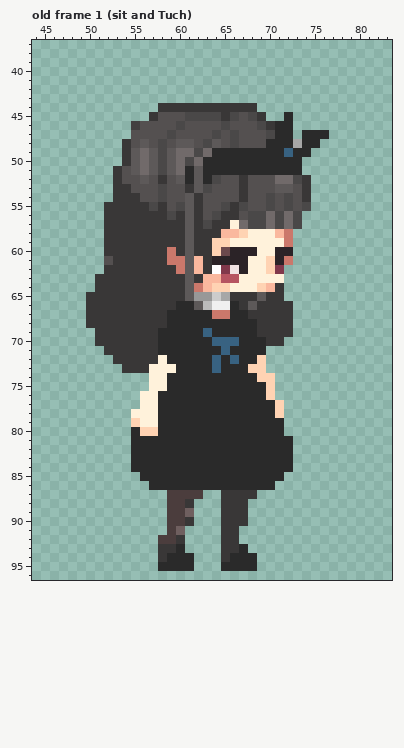
Pixel-art file, stored at draem/주인공/횡스크롤/Event/GetFlower.aseprite. Above is the file before it was changed.
128x128 pixels, 15 frames. Colours within 5 levels of each other are drawn and written as one. Shown: old frame 1 (sit and Tuch): x 44..83, y 37..96. The commit also changed other frames, which this record leaves out.
And afterwards:
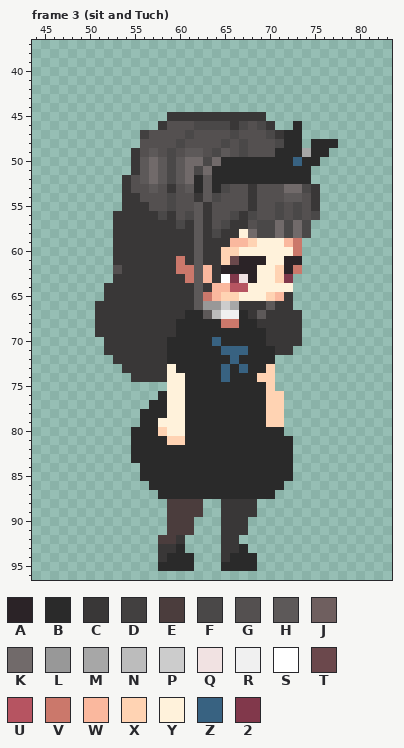
Palette (. is transparent): A #2b2327  B #2a2a2a  C #393737  D #424040  E #4b3d3d  F #4a4848  G #545050  H #5d5959  J #6f5f5f  K #716a6a  L #989898  M #a7a7a7  N #bcbcbc  P #cccccc  Q #f1e2e2  R #f0f0f0  S #ffffff  T #6b484c  U #b65461  V #cb786b  W #fab89e  X #ffd3b3  Y #fff2db  Z #386281  2 #81384b
A new or re-ordered frame is compared with the old frame closest to it.
What changed:
frames re-ordered
Frame 3 (sit and Tuch) against old frame 1 (sit and Tuch), layer "레이어 7":
y 44: x 58..68 CCCCCCCCCCC -> ...........
y 45: x 57..64 CGGGFFFF -> ..CCCCCC; x 66..68 FGF -> CCC; x 72 B -> .
y 46: x 55..58 DGGG -> ...C; x 60 F -> G; x 62..64 GGG -> FFF; x 66..67 GG -> CF; x 71..73 BB. -> ..B
y 47: x 55..56 GG -> .D; x 59 F -> G; x 61 G -> F; x 64 F -> G; x 71 B -> C; x 73..76 .BBB -> B...
y 48: x 54..56 CGH -> ..G; x 58 F -> G; x 60..61 HH -> FG; x 63..67 FHGFG -> GGFGF; x 70..71 BB -> GF; x 73..74 MB -> B.; x 76..77 .. -> BB
y 49: x 54..56 CHK -> .CG; x 58..70 FHKKFKBBBBBBB -> GFGHHGFHGFGGG; x 72 Z -> B; x 74..76 B.. -> MBB
y 50: x 54..61 CHKHFHKF -> .CHKHFHK; x 63..64 BB -> FK; x 73..75 B.. -> ZBB
y 51: x 53..63 CGHKHFHKBHB -> ..CHKHFHKFK; x 74 . -> B
y 52: x 53..54 CG -> .C; x 57..59 GCG -> KHF; x 61..74 BHBFGGCGGGKKFC -> KBHBBBBBBBBBBB
y 53: x 53 C -> .; x 57..59 GFG -> HGC; x 61..65 CHFGG -> HBHBF; x 67..68 CG -> GC; x 71..75 HHGC. -> GKKFC
y 54: x 53 C -> .; x 58..59 FG -> GF; x 61 H -> G; x 63..64 GG -> HF; x 67..68 CG -> GC; x 70 F -> G; x 72..75 FGC. -> HHGC
y 55: x 52..53 CC -> ..; x 57..63 FCGFHCG -> GGFGGHC; x 65..68 FCFG -> GGGC; x 70..75 FGFGF. -> GFGFGC
y 56: x 52 C -> .; x 58..67 CFCHCGFCCG -> FCGFHCGGFC; x 69..70 FK -> GG; x 72 K -> G; x 74..75 .. -> GF
y 57: x 52 C -> .; x 60..68 CHCFCCYKF -> FCHCGFCCG; x 70..74 KFKF. -> FKFKF
y 58: x 52 C -> .; x 61..62 HC -> CH; x 64..74 CWWXYYYWV.. -> FCCYKFFKFKF
y 59: x 52 C -> .; x 61..62 HC -> CH; x 64..68 XXYYY -> CCWWX; x 72..73 V. -> WV
y 60: x 52 C -> .; x 59 V -> C; x 61..62 HC -> CH; x 64..68 XTAAA -> CXXYY; x 71..73 AA. -> YYV
y 61: x 52 G -> .; x 59 V -> C; x 61..62 HW -> CH; x 64..66 AAA -> CXT; x 68..73 YYXAV. -> AAYYAA
y 62: x 52..53 CC -> .G; x 61..66 HWCS2Q -> VHWCAA; x 68 Y -> A; x 70..73 X2.. -> YXAV
y 63: x 51..52 CC -> ..; x 61..62 HC -> VH; x 64..68 WUUYY -> CS2QA; x 71..72 Y. -> X2
y 64: x 51 C -> .; x 61..67 HVWXXYY -> CHCWWUU; x 69..72 XWC. -> YYYY
y 65: x 50..51 CC -> ..; x 61..72 HLLPMCCCHCC. -> CHVWXXYYYXWC
y 66: x 50 C -> .; x 60..61 BB -> CC; x 63..66 NRRB -> LLPM; x 68 H -> C; x 70 C -> H
y 67: x 50 C -> .; x 59..60 BB -> CC; x 63..66 BVVB -> HNRR; x 69 C -> H; x 73 . -> C
y 68: x 50 C -> .; x 59 B -> C; x 65..66 BB -> VV; x 73 . -> C
y 69: x 58..59 BB -> CC; x 63 Z -> B; x 69 C -> B; x 73 . -> C
y 70: x 51 C -> .; x 58 B -> C; x 65..66 ZZ -> BB; x 72..73 .. -> CC
y 71: x 58 B -> C; x 66..67 BB -> ZZ; x 70..72 ... -> BCC
y 72: x 58 Y -> C; x 64 Z -> B; x 69..70 X. -> BB
y 73: x 57..58 YY -> CC; x 64..65 ZB -> BZ; x 67..70 BXX. -> ZBBX
y 74: x 55..60 ..YYBB -> CCCCYY; x 65 B -> Z
y 75: x 57..60 YYBB -> ..YY
y 76: x 56..57 YY -> ..; x 59..60 BB -> YY; x 71 . -> X
y 77: x 56..57 YY -> .B; x 59..60 BB -> YY; x 70 B -> X
y 78: x 55..57 YYY -> .BB; x 59..60 BB -> YY; x 70 B -> X
y 79: x 55..60 XYYBBB -> .BBYYY; x 70..71 BB -> XX
y 80: x 56..60 XXBBB -> BBXYY
y 81: x 59..60 BB -> XX
y 84: x 55 B -> .
y 85: x 72 . -> B
y 86: x 71 . -> B
y 87: x 58..70 .EEEE..CCCC.. -> BBBBBBBBBBBBB
y 88: x 61..62 C. -> EE; x 68 . -> C
y 89: x 61..62 J. -> EE; x 68 . -> C
y 90: x 61 C -> E
y 91: x 60..61 J. -> EE; x 67 . -> C
Where, in picture pixels (left, top, right, bottom), the same in both pictures:
changed: (86, 103, 338, 535)
